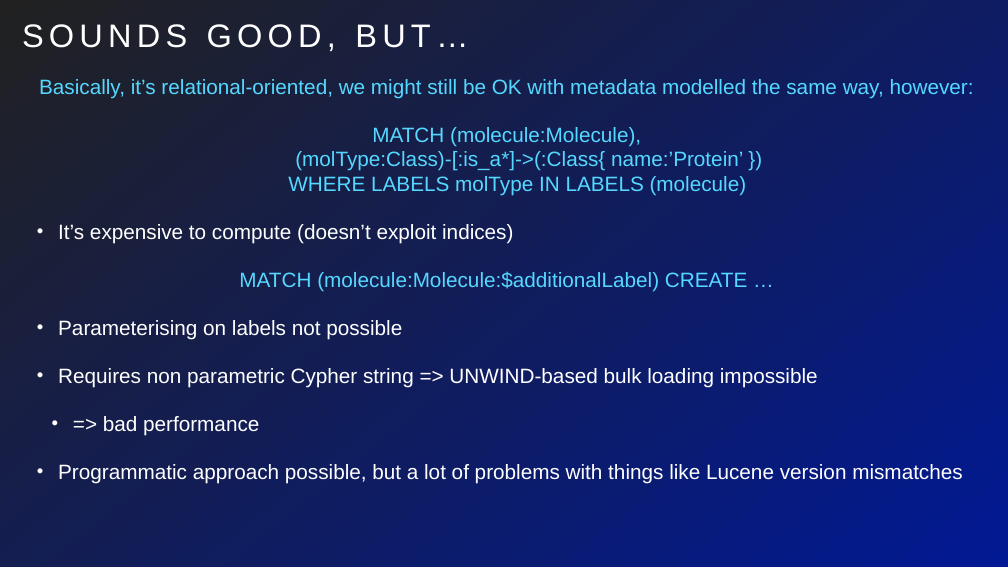
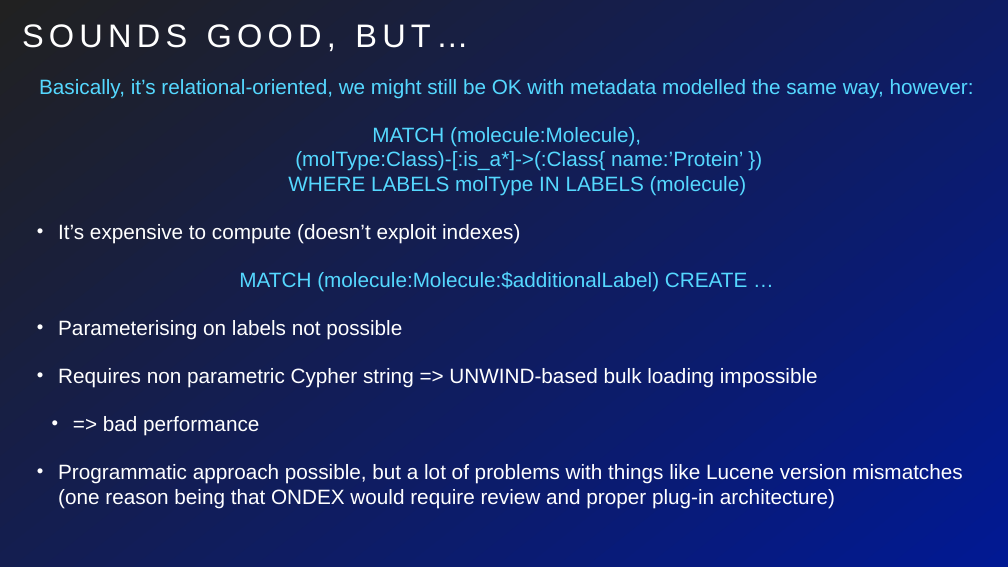
Before and after one commit to marco-brandizi/odx_neo4j_converter_test, a slide deck: slide 25 of test_report/ondex_graphdb_eval.pptx (slide 24 before the commit). Drawn at 1008x567 pixels with LibreOffice and Linux fonts; fonts in the diff are those of the drawing. Boxes give left, top, right and bottom in pixels: in the first picture for what was removed or moved away, otherwise in the second. Text is boxed around its words. In the diff, an @@ line names an element or a change of style, - is before the commit and + after.

```diff
--- a/test_report/ondex_graphdb_eval.pptx
+++ b/test_report/ondex_graphdb_eval.pptx
@@ text at bbox=[58, 224, 520, 244]: text changed @@
-  • It’s expensive to compute (doesn’t exploit indices)
+  • It’s expensive to compute (doesn’t exploit indexes)
@@ text at bbox=[58, 464, 962, 509]: text changed @@
-  • Programmatic approach possible, but a lot of problems with things like Lucene version mismatches
+  • Programmatic approach possible, but a lot of problems with things like Lucene version mismatches (one reason being that ONDEX would require review and proper plug-in architecture)
```
Also in this commit, not shown: 16 other slides changed, 2 slides added, 2 other files.
